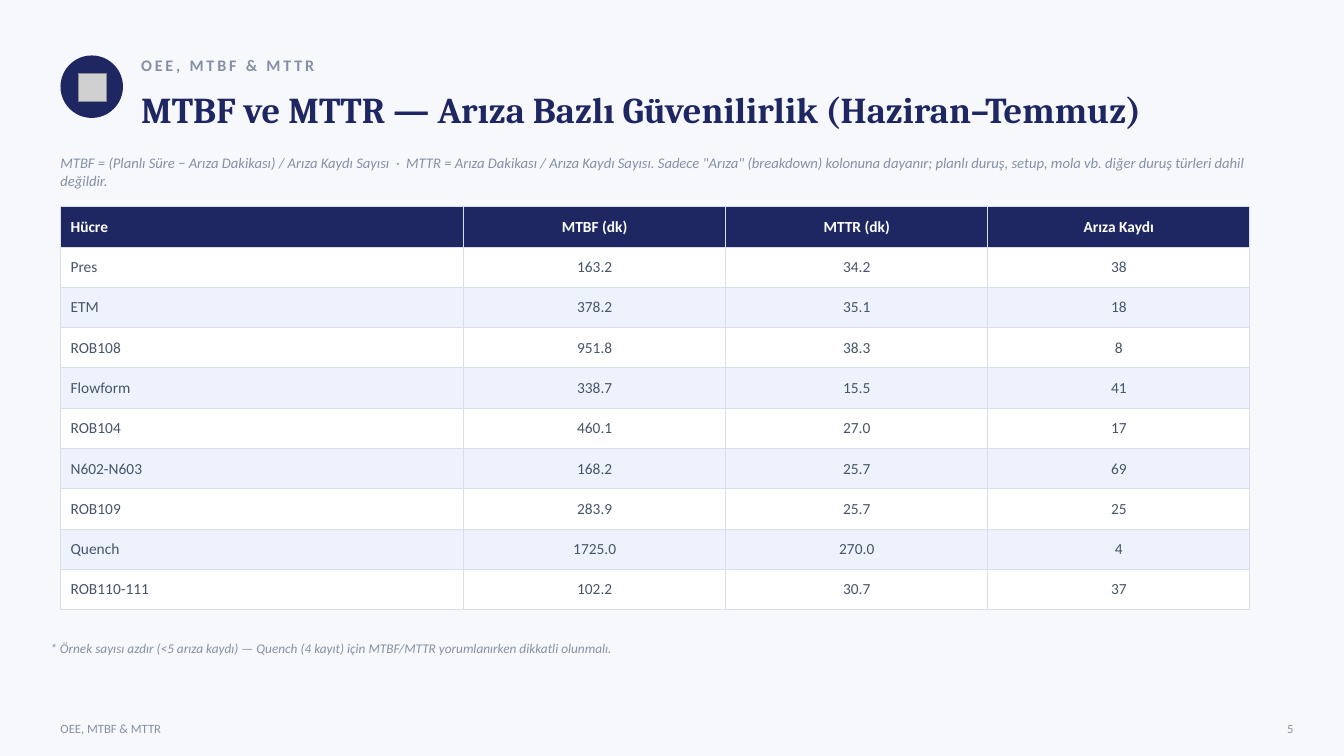
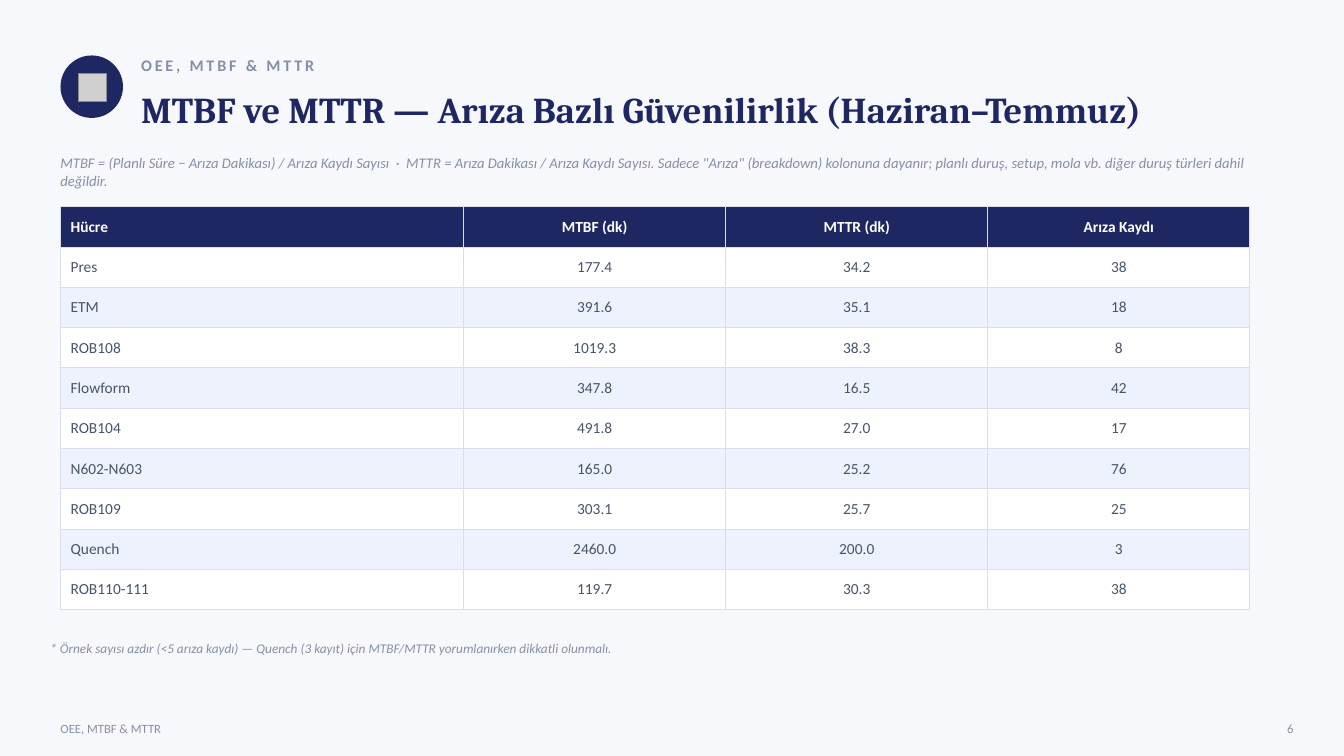
Before and after one commit to sgtdali/ManufUI, a slide deck: slide 7 of docs/sunumlar/Repkon-HF901-Ust-Yonetim-Sunumu-2026-07.pptx (slide 6 before the commit). Drawn at 1344x756 pixels with LibreOffice and Linux fonts; fonts in the diff are those of the drawing; grey boxes stand for pictures. Boxes give left, top, right and bottom in pixels: in the first picture for what was removed or moved away, otherwise in the second. Text is boxed around its words. In the diff, an @@ line names an element or a change of style, - is before the commit and + after.

```diff
--- a/docs/sunumlar/Repkon-HF901-Ust-Yonetim-Sunumu-2026-07.pptx
+++ b/docs/sunumlar/Repkon-HF901-Ust-Yonetim-Sunumu-2026-07.pptx
@@ table at bbox=[60, 207, 1250, 598] @@
-row 2, column 2: 163.2
+row 2, column 2: 177.4
-row 3, column 2: 378.2
+row 3, column 2: 391.6
-row 4, column 2: 951.8
+row 4, column 2: 1019.3
-row 5: Flowform | 338.7 | 15.5 | 41
+row 5: Flowform | 347.8 | 16.5 | 42
-row 6, column 2: 460.1
+row 6, column 2: 491.8
-row 7: N602-N603 | 168.2 | 25.7 | 69
+row 7: N602-N603 | 165.0 | 25.2 | 76
-row 8, column 2: 283.9
+row 8, column 2: 303.1
-row 9: Quench | 1725.0 | 270.0 | 4
+row 9: Quench | 2460.0 | 200.0 | 3
-row 10: ROB110-111 | 102.2 | 30.7 | 37
+row 10: ROB110-111 | 119.7 | 30.3 | 38
@@ text at bbox=[60, 642, 611, 655]: text changed @@
-* Örnek sayısı azdır (<5 arıza kaydı) — Quench (4 kayıt) için MTBF/MTTR yorumlanırken dikkatli olunmalı.
+* Örnek sayısı azdır (<5 arıza kaydı) — Quench (3 kayıt) için MTBF/MTTR yorumlanırken dikkatli olunmalı.
```
Also in this commit, not shown: 22 other slides changed, 4 slides added, 10 other files.
